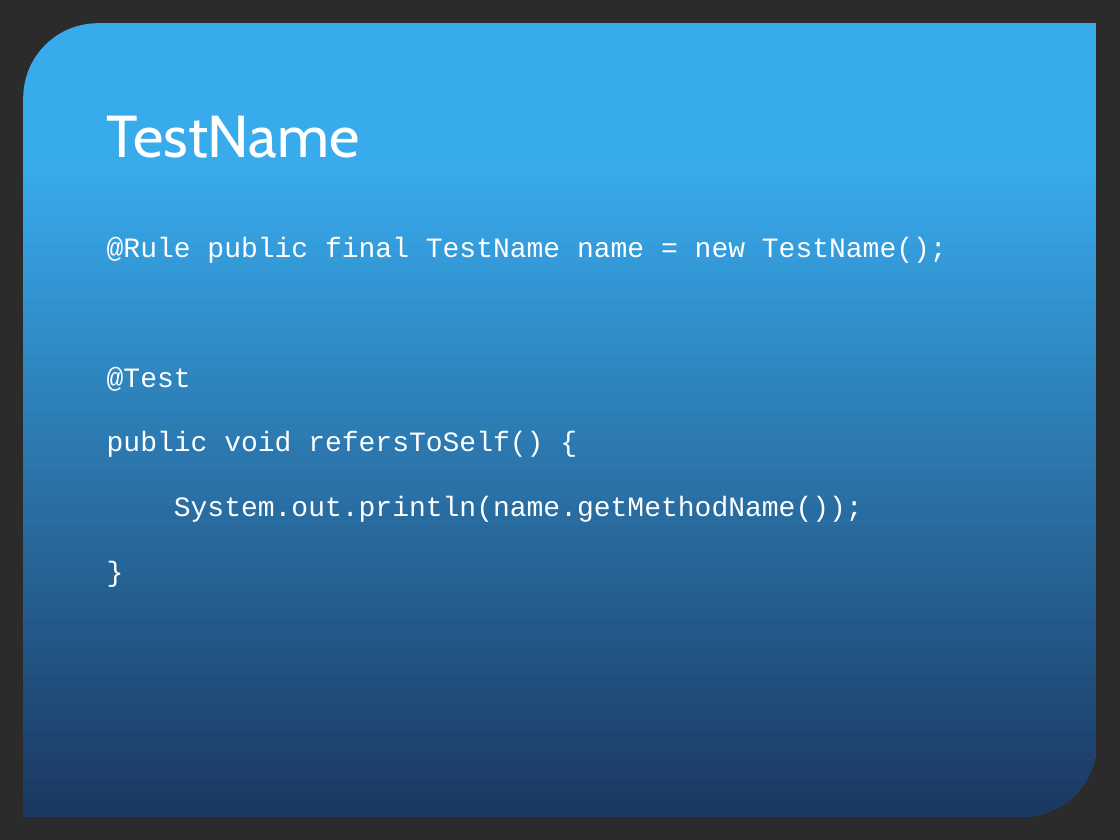
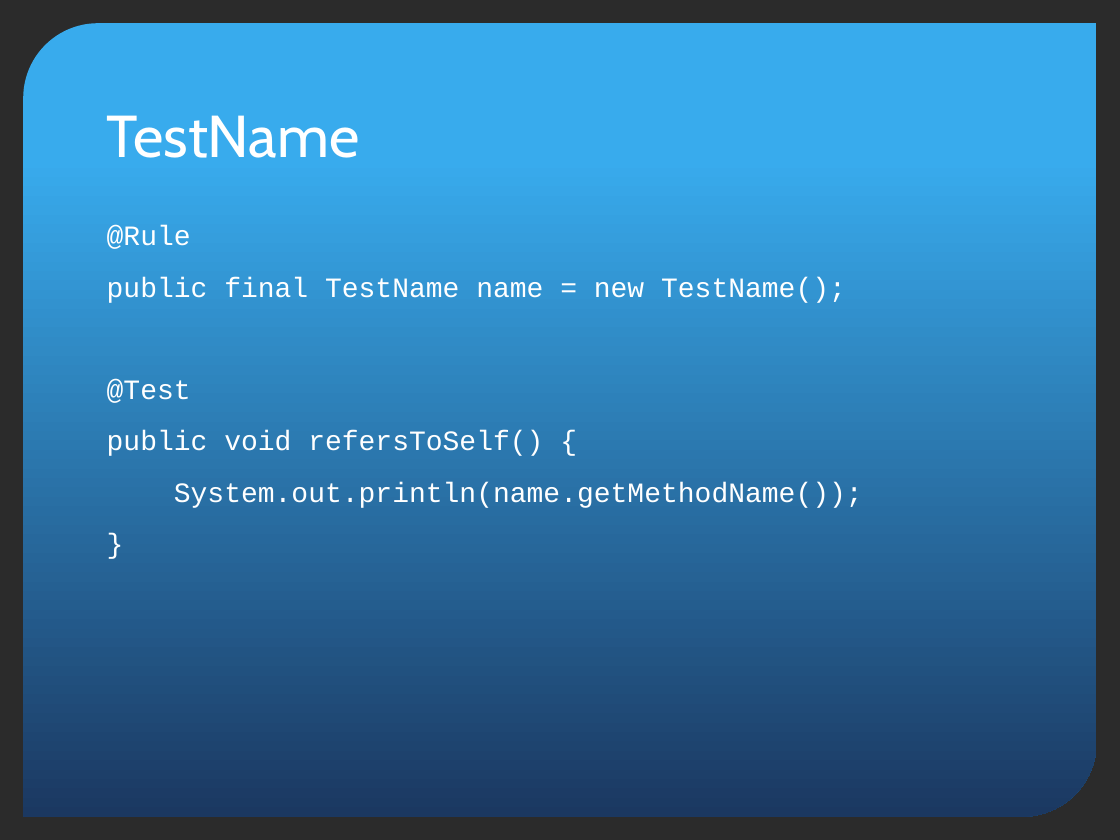
Before and after one commit to pholser/bending-junit, a slide deck: slide 17 of bending-junit.pptx. Drawn at 1120x840 pixels with LibreOffice and Linux fonts; fonts in the diff are those of the drawing; background and template pictures are left out; a plain dark background stands for a picture behind light text. Boxes give left, top, right and bottom in pixels: in the first picture for what was removed or moved away, otherwise in the second. Text is boxed around its words. In the diff, an @@ line names an element or a change of style, - is before the commit and + after.

```diff
--- a/bending-junit.pptx
+++ b/bending-junit.pptx
@@ text at <box>107,225,846,303</box>: text changed @@
-@Rule public final TestName name = new TestName();
+@Rule
+public final TestName name = new TestName();
@@ text at <box>107,379,863,508</box>: line spacing 1 to 0.6 @@
```
Also in this commit, not shown: 6 other slides changed, 1 other file.
